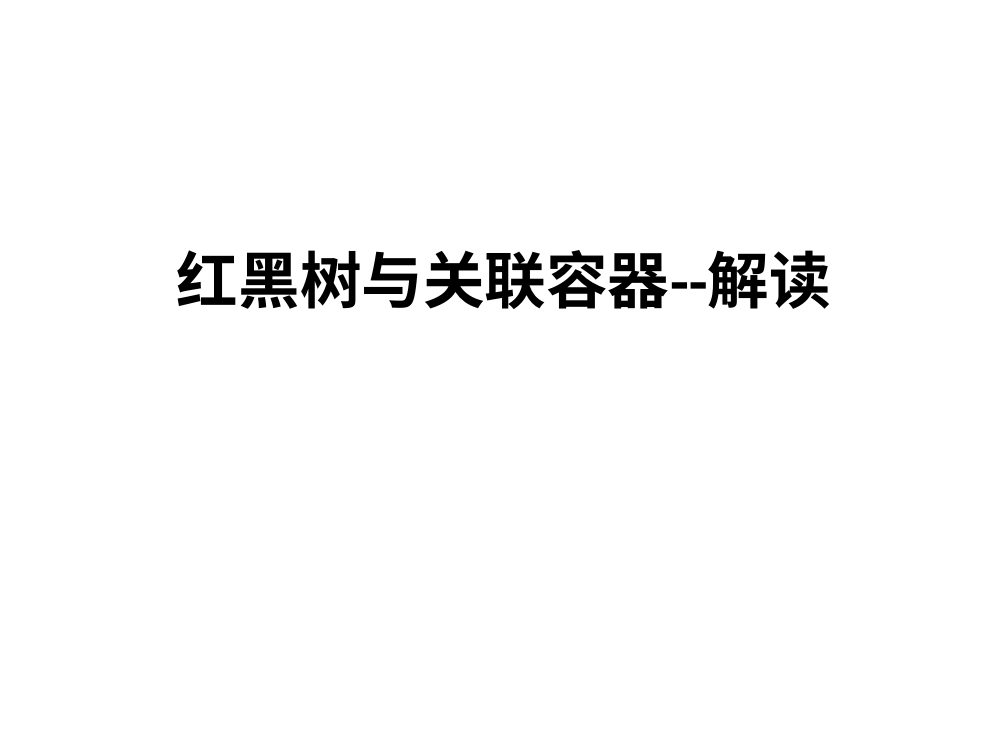
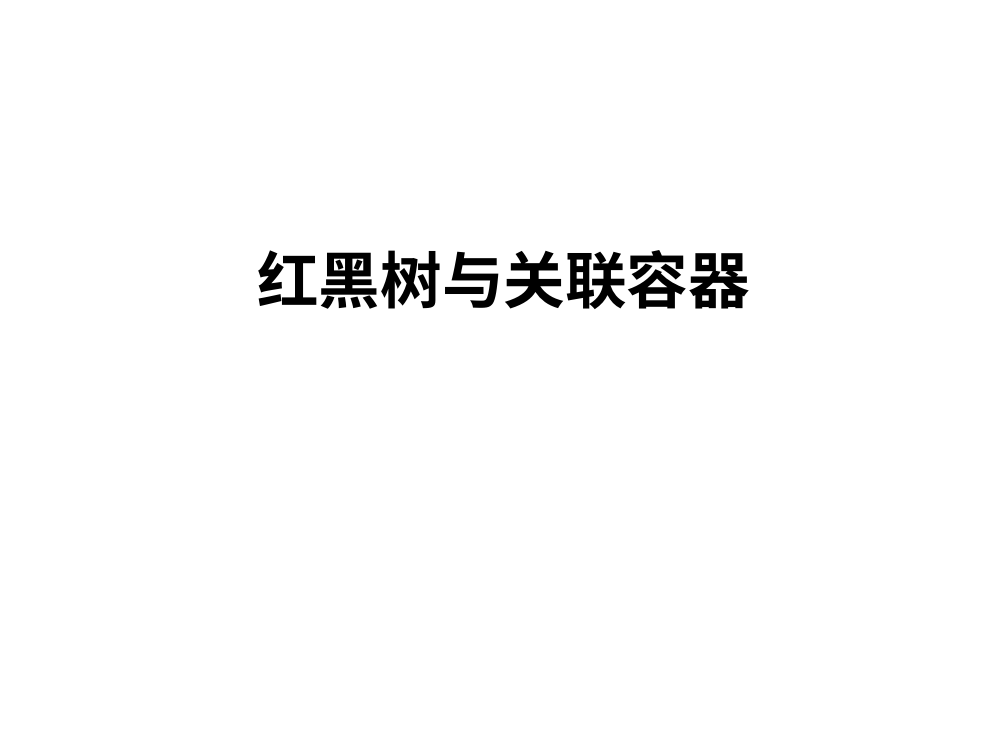
Before and after one commit to justery/JoyCpp, a slide deck: slide 1 of JoyCpp/rb_tree/rb_tree.pptx. Drawn at 1008x756 pixels with LibreOffice and Linux fonts; fonts in the diff are those of the drawing. Boxes give left, top, right and bottom in pixels: in the first picture for what was removed or moved away, otherwise in the second. Text is boxed around its words. In the diff, an @@ line names an element or a change of style, - is before the commit and + after.

```diff
--- a/JoyCpp/rb_tree/rb_tree.pptx
+++ b/JoyCpp/rb_tree/rb_tree.pptx
@@ title at bbox=[257, 250, 750, 309]: text changed @@
-红黑树与关联容器--解读
+红黑树与关联容器
```
Also in this commit, not shown: 1 slide added, 1 other file.
